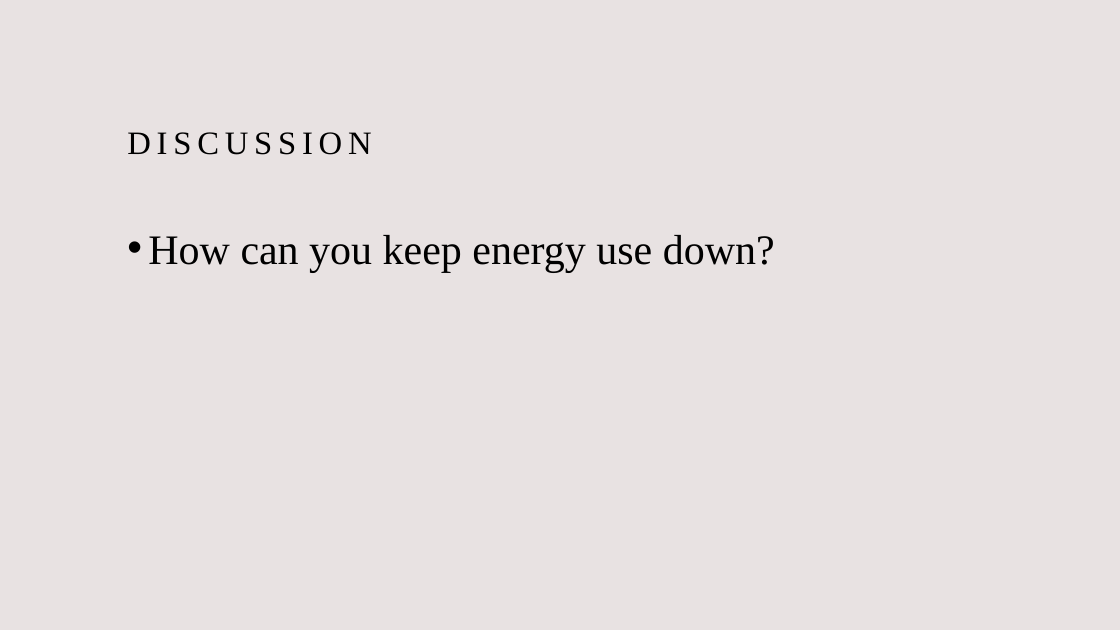
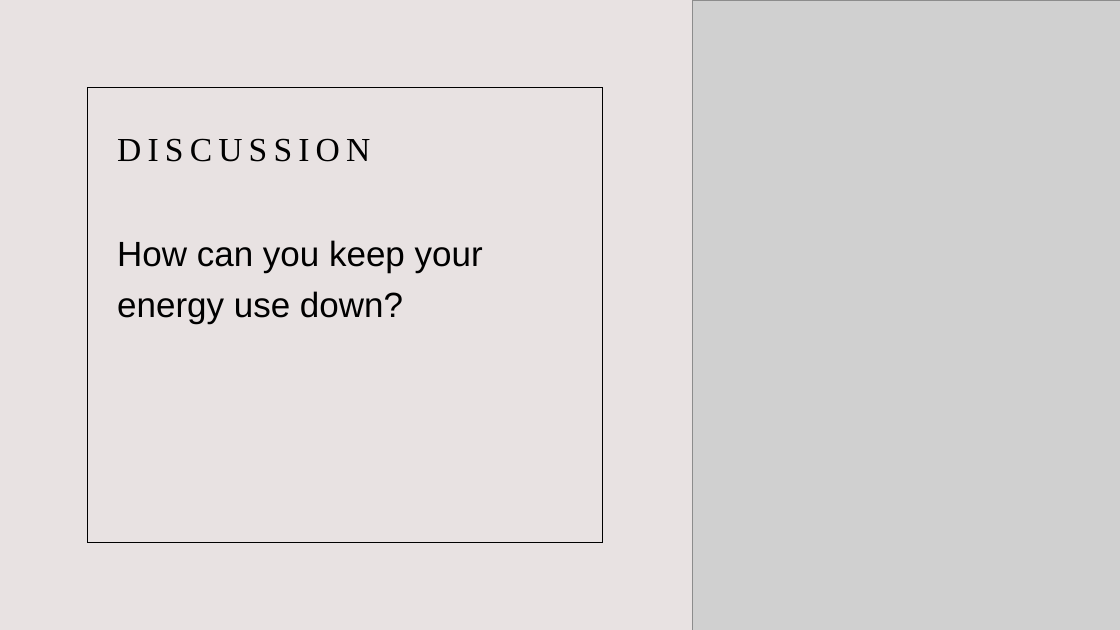
Before and after one commit to nokeeffe2013/Engage-Science-Compsci, a slide deck: slide 12 of Engage_Lesson6/engage_lesson6_energy.pptx (slide 13 before the commit). Drawn at 1120x630 pixels with LibreOffice and Linux fonts; fonts in the diff are those of the drawing; grey boxes stand for pictures. Boxes give left, top, right and bottom in pixels: in the first picture for what was removed or moved away, otherwise in the second. Text is boxed around its words. In the diff, an @@ line names an element or a change of style, - is before the commit and + after.

```diff
--- a/Engage_Lesson6/engage_lesson6_energy.pptx
+++ b/Engage_Lesson6/engage_lesson6_energy.pptx
@@ picture added at bbox=[692, 0, 1120, 630] @@
@@ rectangle added at bbox=[87, 87, 602, 543], outline #000000 1 pt @@
@@ title "DISCUSSION": place and size @@
-title "DISCUSSION" at bbox=[127, 132, 371, 155]
+title "DISCUSSION" at bbox=[117, 138, 370, 162]
@@ title "DISCUSSION" at bbox=[117, 138, 370, 162]: size 28 to 28.8 pt, letter spacing 5 to 5.3 pt; vertical alignment middle to bottom @@
@@ text at bbox=[117, 240, 483, 323]: text changed; size 36 to 30 pt; font Times New Roman to Arial @@
-• How can you keep energy use down?
+How can you keep your energy use down?
```
Also in this commit, not shown: 11 other slides changed, 1 slide added, 1 slide removed, 11 other files.
